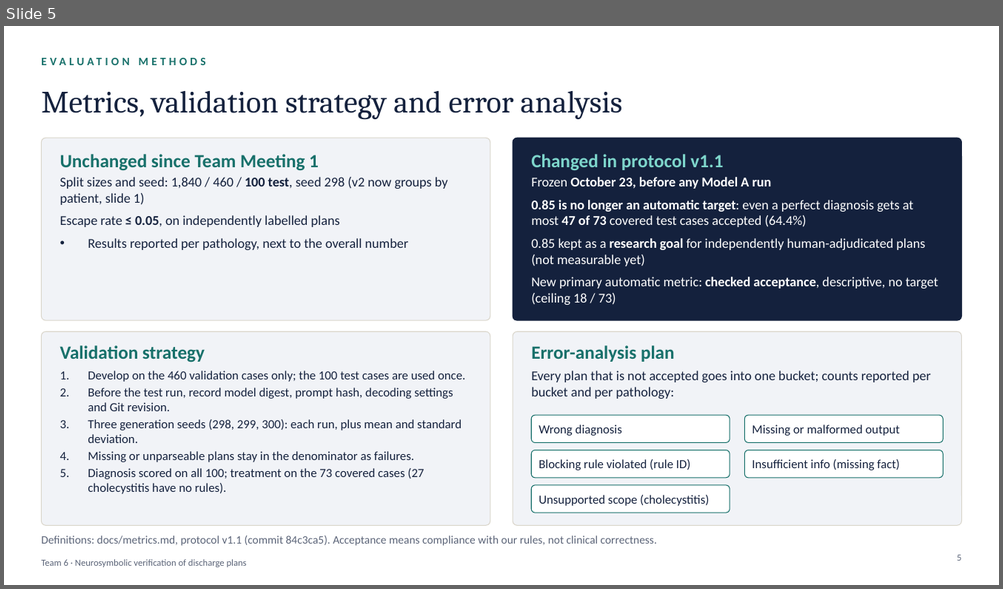
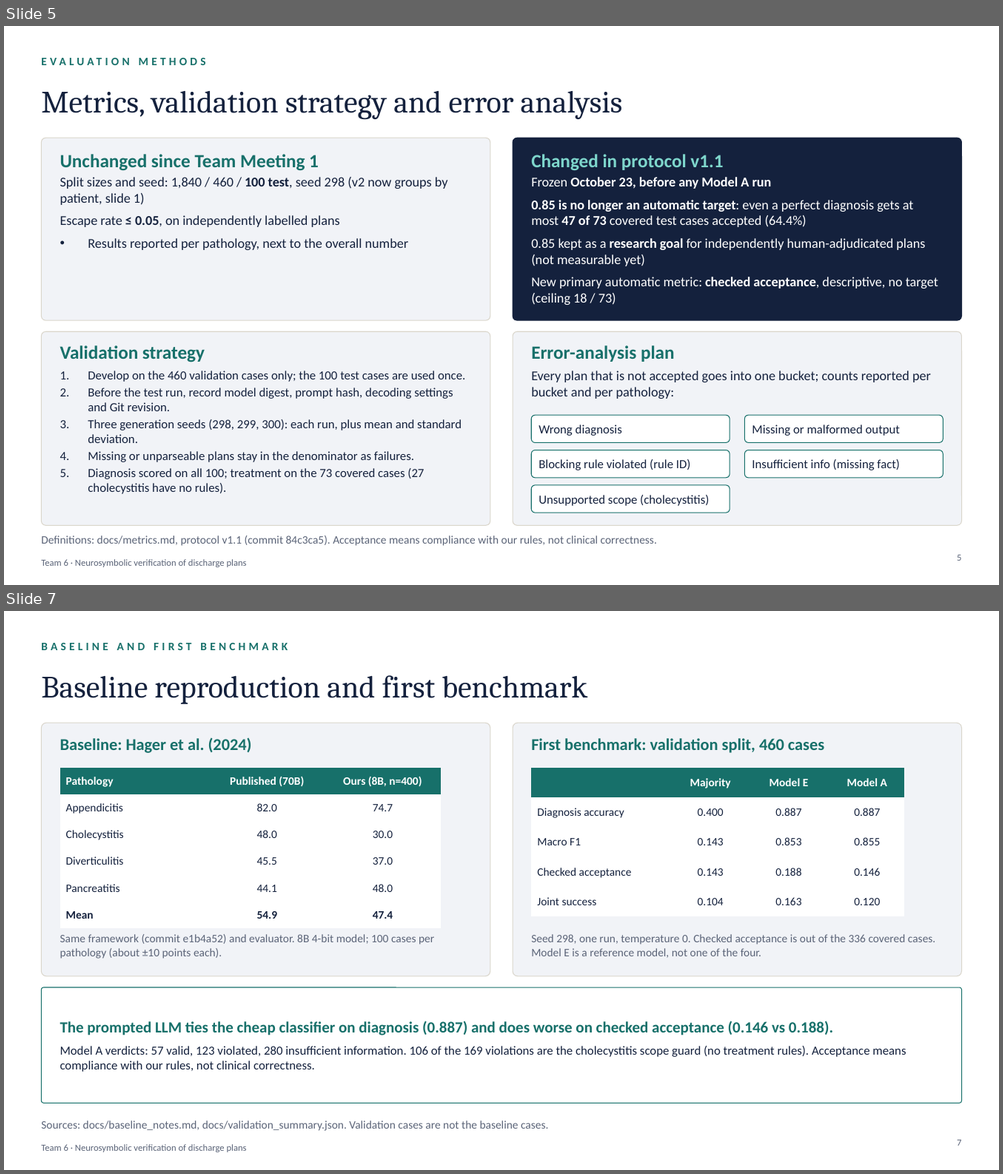
Before and after one commit to Akashkumarsenthil/Clinical-Discharge-Treatment-Plan-Verification, a slide deck: presentation/Team6_TM2_Professor_Deck.pptx. Shown one above the other, each under a label of ours: slide 5 before the commit, slides 5 and 7 after it; the slides between them are not shown. The pictures are 1003x589 and 1003x1174 pixels, drawn with LibreOffice and Linux fonts; fonts in the diff are those of the drawing. Boxes give left, top, right and bottom in pixels: in the first picture for what was removed or moved away, otherwise in the second. Text is boxed around its words. In the diff, an @@ line names an element or a change of style, - is before the commit and + after.

```diff
--- a/presentation/Team6_TM2_Professor_Deck.pptx
+++ b/presentation/Team6_TM2_Professor_Deck.pptx
@@ slide 7 added at [4, 611, 999, 1170], background #FFFFFF; not listed: 1 template element that a slide beside it also shows @@
@@ text added at [41, 643, 287, 650], 11 pt, text #17706A, bold @@
+BASELINE AND FIRST BENCHMARK
@@ title added at [41, 675, 587, 704], 30 pt, text #14213D @@
+Baseline reproduction and first benchmark
@@ rounded rectangle added at [41, 723, 490, 977], fill #F1F3F7, outline #DAD6CB 0.75 pt @@
@@ text added at [60, 738, 252, 753], 16 pt, text #17706A, bold @@
+Baseline: Hager et al. (2024)
@@ rounded rectangle added at [513, 723, 962, 977], fill #F1F3F7, outline #DAD6CB 0.75 pt @@
@@ text added at [531, 738, 824, 753], 16 pt, text #17706A, bold @@
+First benchmark: validation split, 460 cases
@@ table added at [60, 768, 441, 929], 6 rows, 3 columns @@
+Pathology | Published (70B) | Ours (8B, n=400)
+Appendicitis | 82.0 | 74.7
+Cholecystitis | 48.0 | 30.0
+Diverticulitis | 45.5 | 37.0
+Pancreatitis | 44.1 | 48.0
+Mean | 54.9 | 47.4
@@ table added at [532, 768, 905, 917], 5 rows, 4 columns @@
+ | Majority | Model E | Model A
+Diagnosis accuracy | 0.400 | 0.887 | 0.887
+Macro F1 | 0.143 | 0.853 | 0.855
+Checked acceptance | 0.143 | 0.188 | 0.146
+Joint success | 0.104 | 0.163 | 0.120
@@ text added at [60, 934, 434, 959], 11 pt, text #5B6478 @@
+Same framework (commit e1b4a52) and evaluator. 8B 4-bit model; 100 cases per pathology (about ±10 points each).
@@ text added at [531, 934, 935, 958], 11 pt, text #5B6478 @@
+Seed 298, one run, temperature 0. Checked acceptance is out of the 336 covered cases. Model E is a reference model, not one of the four.
@@ rounded rectangle added at [41, 988, 962, 1103], fill #FFFFFF, outline #17706A 0.75 pt @@
@@ text added at [60, 1021, 905, 1072], 12 pt, text #14213D @@
+The prompted LLM ties the cheap classifier on diagnosis (0.887) and does worse on checked acceptance (0.146 vs 0.188).
+Model A verdicts: 57 valid, 123 violated, 280 insufficient information. 106 of the 169 violations are the cholecystitis scope guard (no treatment rules). Acceptance means compliance with our rules, not clinical correctness.
@@ text added at [41, 1121, 548, 1131], 11 pt, text #5B6478 @@
+Sources: docs/baseline_notes.md, docs/validation_summary.json. Validation cases are not the baseline cases.
@@ page number added at [956, 1140, 961, 1146], 9 pt, text #5B6478 @@
+7
```
Also in this commit, not shown: 2 other slides added, 3 slides removed, 10 other files.
